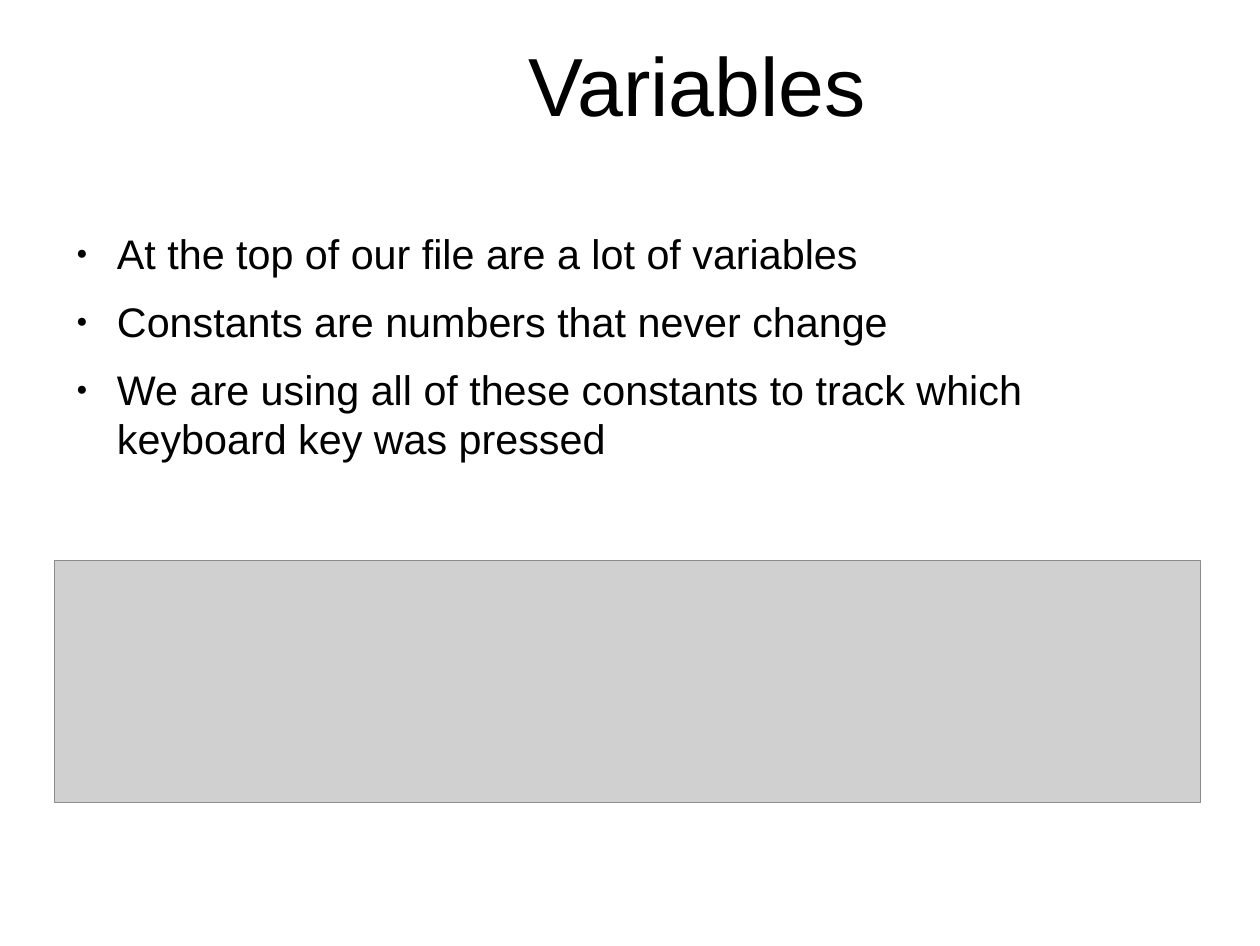
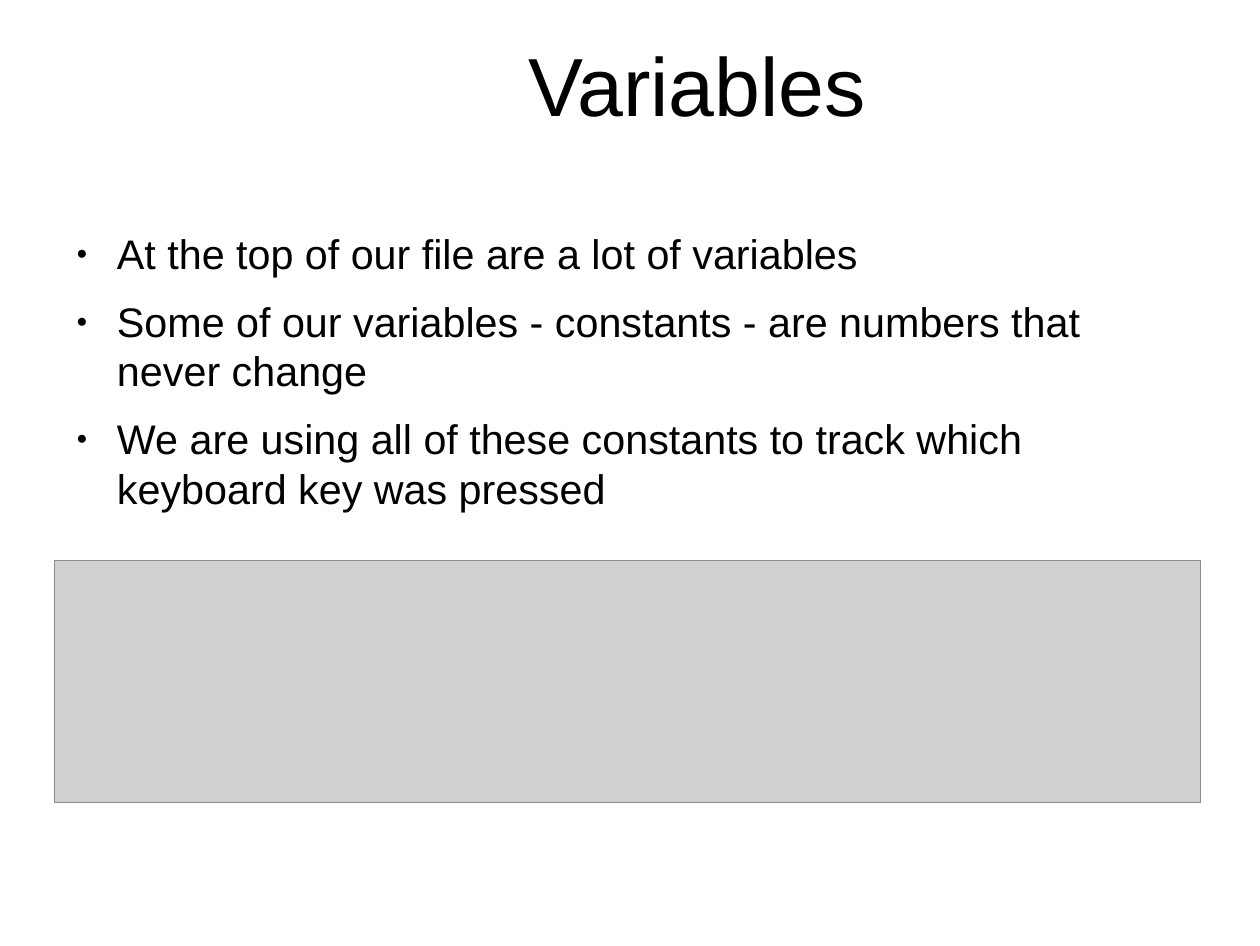
Before and after one commit to originalgrego/Slithers, a slide deck: slide 16 of Slithers - Explorathon 2018.odp (slide 10 before the commit). Drawn at 1260x946 pixels with LibreOffice and Linux fonts; fonts in the diff are those of the drawing; grey boxes stand for pictures; background and template pictures are left out. Boxes give left, top, right and bottom in pixels: in the first picture for what was removed or moved away, otherwise in the second. Text is boxed around its words. In the diff, an @@ line names an element or a change of style, - is before the commit and + after.

```diff
--- a/Slithers - Explorathon 2018.odp
+++ b/Slithers - Explorathon 2018.odp
@@ text at <box>117,307,1080,394</box>: text changed @@
-● Constants are numbers that never change
+● Some of our variables - constants - are numbers that never change
```
Also in this commit, not shown: 16 other slides changed, 2 slides added, 3 other files.
